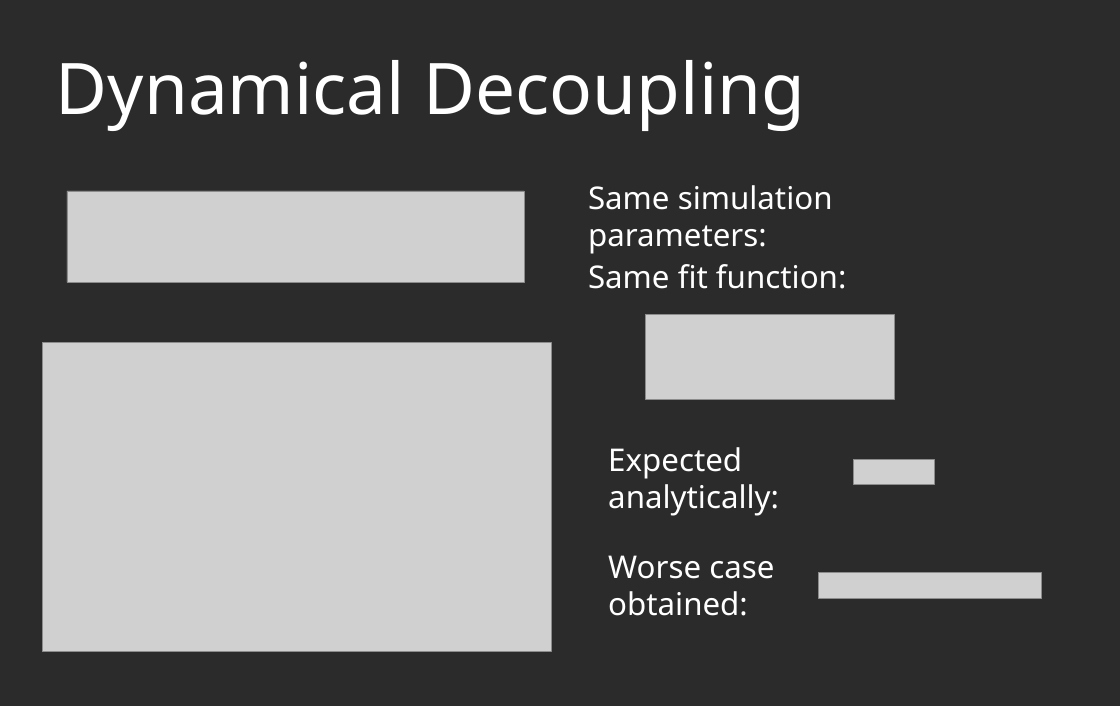
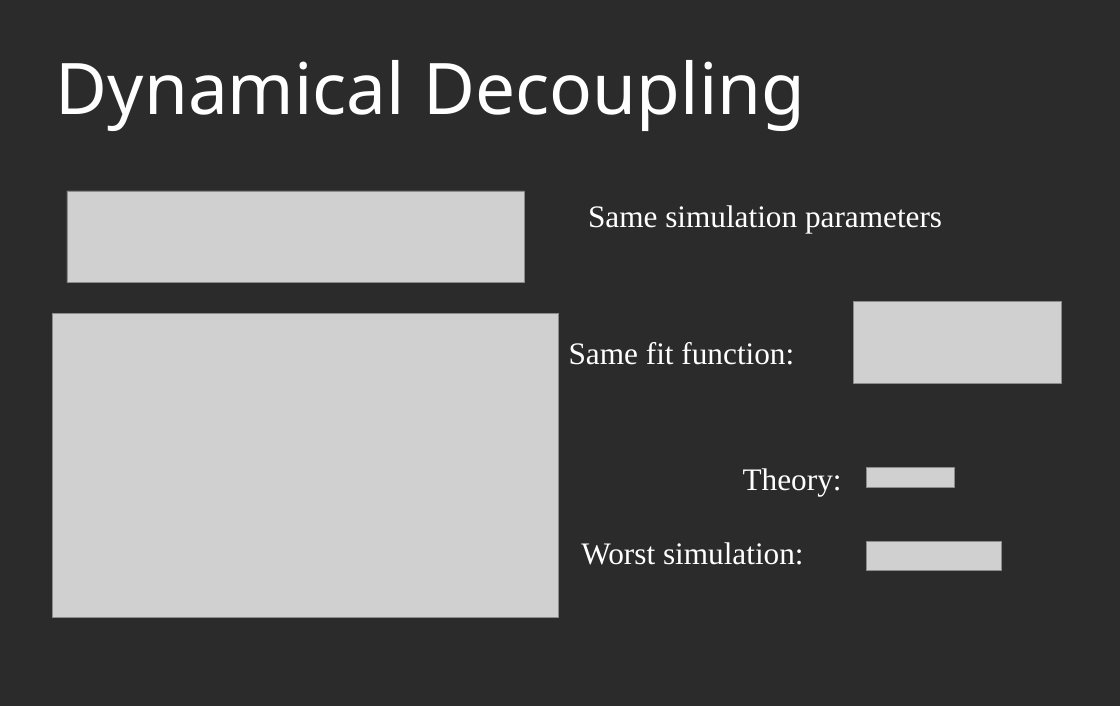
Before and after one commit to AGaliciaMartinez/Final-Project-Computational-Physics, a slide deck: slide 6 of presentation/NV_Carbons_presentation.odp (slide 7 before the commit). Drawn at 1120x706 pixels with LibreOffice and Linux fonts; fonts in the diff are those of the drawing; grey boxes stand for pictures; background and template pictures are left out; a plain dark background stands for a picture behind light text. Boxes give left, top, right and bottom in pixels: in the first picture for what was removed or moved away, otherwise in the second. Text is boxed around its words. In the diff, an @@ line names an element or a change of style, - is before the commit and + after.

```diff
--- a/presentation/NV_Carbons_presentation.odp
+++ b/presentation/NV_Carbons_presentation.odp
@@ text at (588, 205, 942, 234): text changed; font Noto Sans to Times New Roman @@
-Same simulation parameters:
+Same simulation parameters
@@ picture: place and size @@
-picture at (42, 343, 551, 651)
+picture at (53, 313, 559, 617)
@@ text "Same fit function:": place and size @@
-text "Same fit function:" at (588, 264, 846, 289)
+text "Same fit function:" at (569, 342, 794, 365)
@@ text "Same fit function:" at (569, 342, 794, 365): font Noto Sans to Times New Roman @@
@@ picture: place and size @@
-picture at (645, 314, 894, 400)
+picture at (854, 301, 1062, 383)
@@ text removed at (608, 447, 779, 516) @@
-Expected analytically:
@@ text added at (743, 468, 842, 496), 26.4 pt, text #FFFFFF @@
+Theory:
@@ picture: place and size @@
-picture at (854, 460, 934, 484)
+picture at (866, 467, 954, 487)
@@ text added at (581, 542, 804, 565), 26.4 pt, text #FFFFFF @@
+Worst simulation:
@@ text removed at (608, 555, 774, 616) @@
-Worse case
-obtained:
@@ picture: place and size @@
-picture at (819, 573, 1041, 598)
+picture at (866, 541, 1001, 571)
```
Also in this commit, not shown: 6 other slides changed, 2 slides added, 2 slides removed, 2 other files.
